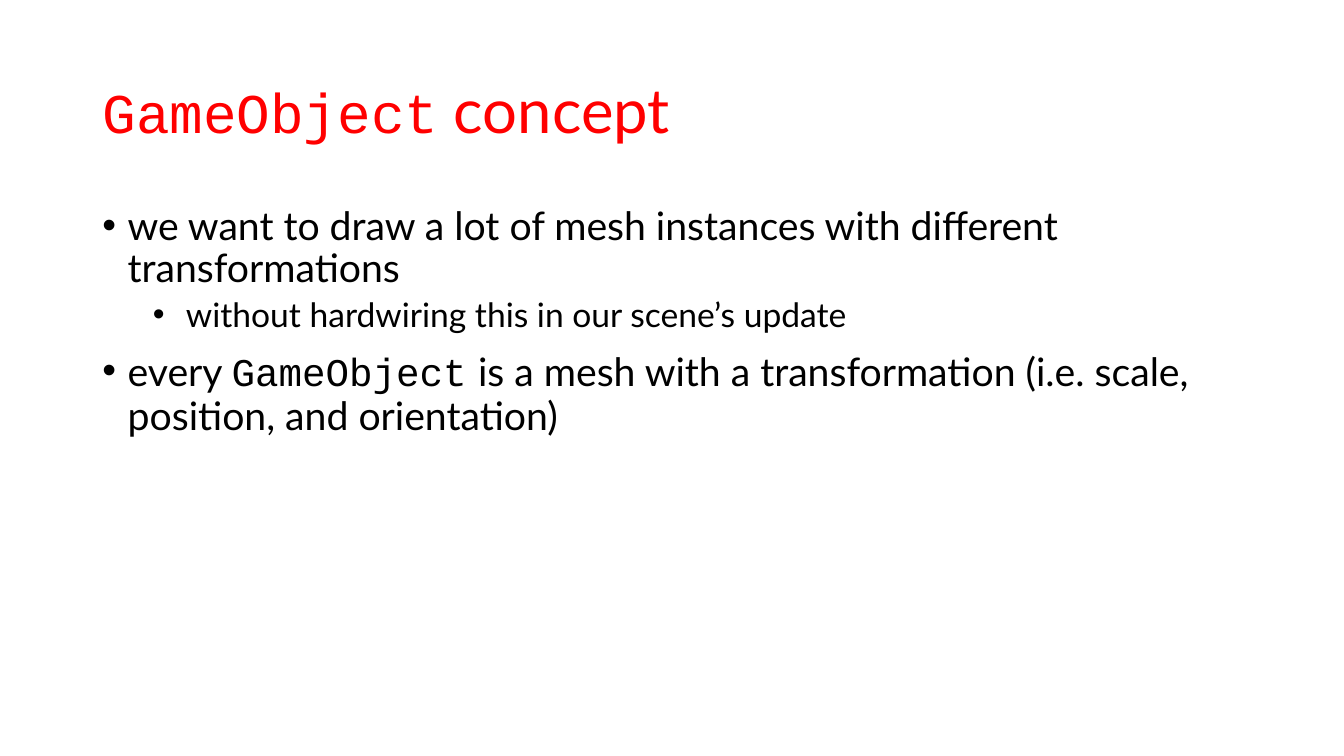
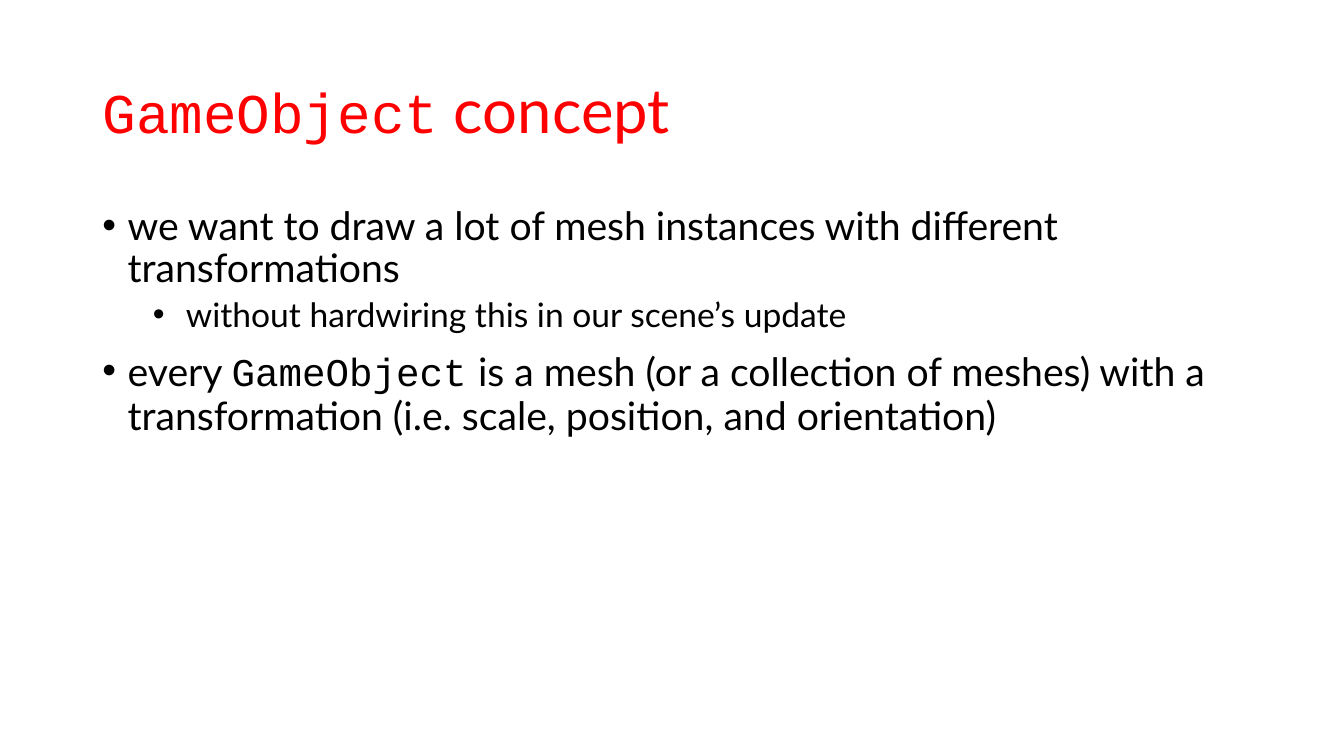
Before and after one commit to szecsi/kogfactory, a slide deck: slide 32 of projects/kog.020.030-gom/aitcg070 - Game Object Model.pptx (slide 33 before the commit). Drawn at 1344x756 pixels with LibreOffice and Linux fonts; fonts in the diff are those of the drawing. Boxes give left, top, right and bottom in pixels: in the first picture for what was removed or moved away, otherwise in the second. Text is boxed around its words. In the diff, an @@ line names an element or a change of style, - is before the commit and + after.

```diff
--- a/projects/kog.020.030-gom/aitcg070 - Game Object Model.pptx
+++ b/projects/kog.020.030-gom/aitcg070 - Game Object Model.pptx
@@ text at box(128, 356, 1204, 437): text changed @@
-• every GameObject is a mesh with a transformation (i.e. scale, position, and orientation)
+• every GameObject is a mesh (or a collection of meshes) with a transformation (i.e. scale, position, and orientation)
```
Also in this commit, not shown: 6 other slides changed, 1 slide removed, 1 other file.
